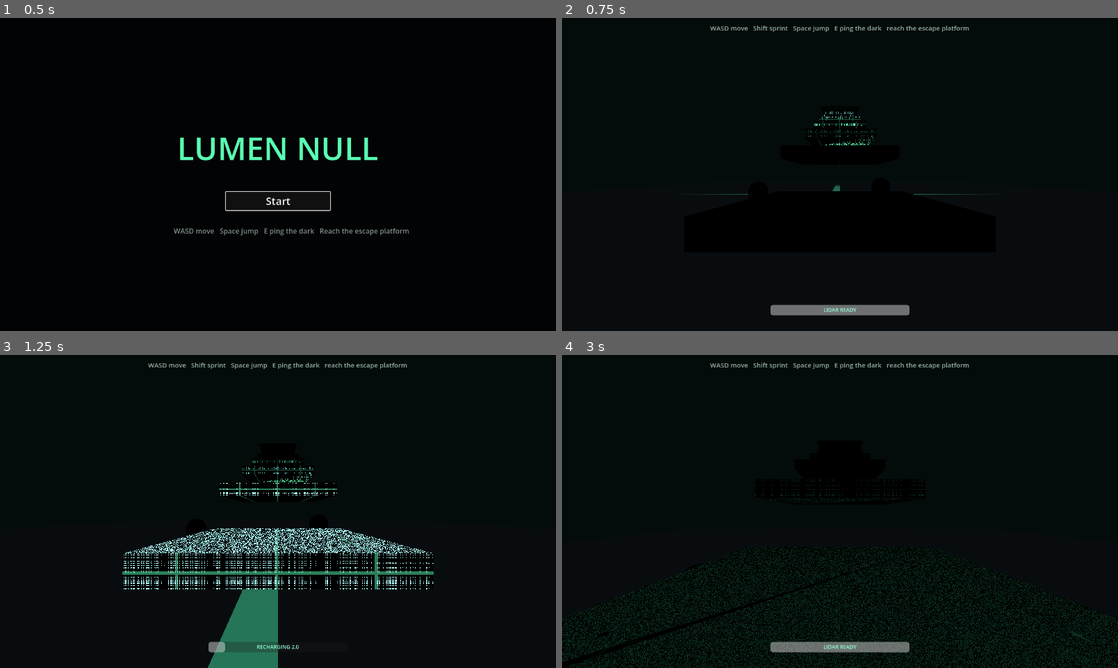
Above: before the commit, frames 1-4 (two rows, left to right).
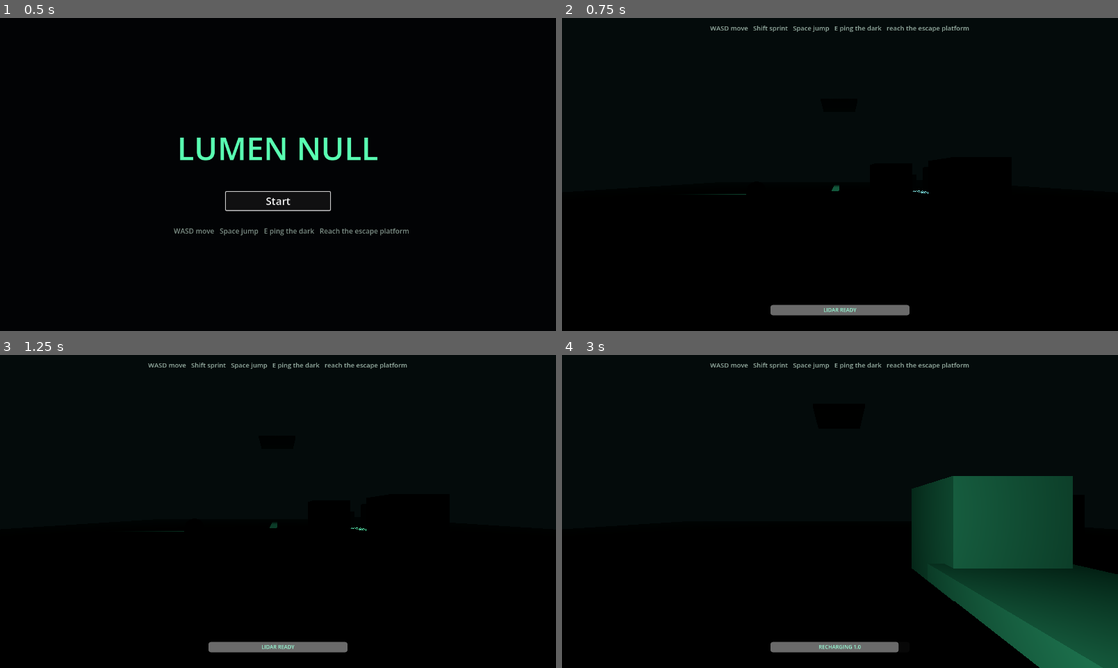
Above: after the commit, the same moments.

Repository: eliasz-git/lumen-null
Game: Godot game, scene res://scenes/title_screen.tscn
Two runs of this game, one before a commit and one after it. Both use one fixed random seed, a clock stepped at 60 frames per second and the inputs below.
Inputs (mouse positions are in pixels of both pictures, inside the frame that each line leads up to):
- Up to frame 1 (0.5 s): no input
- Up to frame 2 (0.75 s): click "Start" at 0.5 s
- Up to frame 3 (1.25 s): no input
- Up to frame 4 (3 s): tap Enter at 1.25 s; move the mouse to (867, 511) at 1.27 s; hold W (move_forward) from 1.28 s (still down); tap E at 1.35, 2.3, 2.85 s; tap Space (jump) at 1.52, 2.27 s; move the mouse to (812, 511) at 2.02 s; tap Shift (sprint) at 2.1 s; move the mouse to (851, 505) at 2.77 s

Frame 1 is identical in both runs. In frame 2, 0.2% of the frame differs, in the area x 33-78%, y 29-57%; in frame 3, 6.0%; in frame 4, 25%, in the area x 0-100%, y 38-100%.
Error after the commit: Invalid call. Nonexistent function 'tween_property' in base 'Node'. (res://scripts/moving_platform.gd:18)

Commit message:
fix + feat: Ping fixed, harder level with obstacles
- player.gd: fixed charging logic (_release_pulse called before charging=false), removed auto-ping at spawn
- materials/ground.tres: show_base=false so ground is invisible until pinged
- enemy.gd: removed broken nav_agent, back to direct movement toward ping
- enemy.tscn: removed NavAgent node
- level.tscn: harder layout with 5 walls, moving platform, repositioned hunters, goal at end of obstacle course
- scenes/wall.tscn: new wall obstacle scene
- All scripts verified: no errors in headless run

Diff:
--- a/materials/ground.tres
+++ b/materials/ground.tres
@@ -9,4 +9,4 @@
 shader_parameter/reveal_duration = 2.2
 shader_parameter/point_density = 0.35
 shader_parameter/wire_scale = 0.8
-shader_parameter/show_base = true
+shader_parameter/show_base = false
--- a/scenes/enemy.tscn
+++ b/scenes/enemy.tscn
@@ -15,8 +15,6 @@
 [node name="Hunter" type="CharacterBody3D"]
 script = ExtResource("1")
 
-[node name="NavAgent" type="NavigationAgent3D" parent="."]
-
 [node name="CollisionShape3D" type="CollisionShape3D" parent="."]
 transform = Transform3D(1, 0, 0, 0, 1, 0, 0, 0, 1, 0, 0.95, 0)
 shape = SubResource("CapsuleShape3D_1")
--- a/scenes/level.tscn
+++ b/scenes/level.tscn
@@ -1,15 +1,16 @@
-[gd_scene load_steps=13 format=3]
+[gd_scene load_steps=15 format=3]
 
 [ext_resource type="PackedScene" path="res://scenes/platform.tscn" id="1"]
 [ext_resource type="PackedScene" path="res://scenes/enemy.tscn" id="2"]
 [ext_resource type="PackedScene" path="res://scenes/player.tscn" id="3"]
 [ext_resource type="PackedScene" path="res://scenes/hud.tscn" id="4"]
-[ext_resource type="PackedScene" path="res://scenes/moving_platform.tscn" id="9"]
-[ext_resource type="Script" path="res://scripts/enemy_spawner.gd" id="5"]
-[ext_resource type="Script" path="res://scripts/win_zone.gd" id="6"]
-[ext_resource type="Script" path="res://scripts/reveal_mesh.gd" id="7"]
-[ext_resource type="Material" path="res://materials/ground.tres" id="8"]
-[ext_resource type="NavigationMesh" path="res://materials/ground_navmesh.tres" id="9"]
+[ext_resource type="PackedScene" path="res://scenes/moving_platform.tscn" id="5"]
+[ext_resource type="PackedScene" path="res://scenes/wall.tscn" id="6"]
+[ext_resource type="Script" path="res://scripts/enemy_spawner.gd" id="7"]
+[ext_resource type="Script" path="res://scripts/win_zone.gd" id="8"]
+[ext_resource type="Script" path="res://scripts/reveal_mesh.gd" id="9"]
+[ext_resource type="Material" path="res://materials/ground.tres" id="10"]
+[ext_resource type="NavigationMesh" path="res://materials/ground_navmesh.tres" id="11"]
 
 [sub_resource type="Environment" id="Environment_1"]
 background_mode = 1
@@ -19,7 +20,7 @@
 ambient_light_energy = 0.18
 fog_enabled = true
 fog_light_color = Color(0.02, 0.045, 0.042, 1)
-fog_density = 0.012
+fog_density = 0.015
 
 [sub_resource type="BoxMesh" id="BoxMesh_ground"]
 size = Vector3(2.6, 0.4, 2.6)
@@ -53,50 +54,65 @@
 transform = Transform3D(1, 0, 0, 0, 1, 0, 0, 0, 1, 0, 1.0, 15)
 
 [node name="Step_1" parent="." instance=ExtResource("1")]
-transform = Transform3D(1, 0, 0, 0, 1, 0, 0, 0, 1, 0, 2.0, 12.2)
+transform = Transform3D(1, 0, 0, 0, 1, 0, 0, 0, 1, 2.0, 0.1, 12.2)
+
+[node name="MovingPlatform" parent="." instance=ExtResource("5")]
+transform = Transform3D(1, 0, 0, 0, 1, 0, 0, 0, 1, 3.0, 0.4, 8.0)
+
+[node name="Wall_1" parent="." instance=ExtResource("6")]
+transform = Transform3D(1, 0, 0, 0, 1, 0, 0, 0, 1, 5.0, 0.1, 10.0)
 
 [node name="Step_2" parent="." instance=ExtResource("1")]
-transform = Transform3D(1, 0, 0, 0, 1, 0, 0, 0, 1, 0, 3.0, 9.4)
+transform = Transform3D(1, 0, 0, 0, 1, 0, 0, 0, 1, 4.0, 0.1, 9.4)
 
-[node name="MovingPlatform" parent="." instance=ExtResource("2")]
-transform = Transform3D(1, 0, 0, 0, 1, 0, 0, 0, 1, 2.0, 0.4, 8.0)
+[node name="Wall_2" parent="." instance=ExtResource("6")]
+transform = Transform3D(1, 0, 0, 0, 1, 0, 0, 0, 1, 3.0, 0.1, 6.0)
 
 [node name="Step_3" parent="." instance=ExtResource("1")]
-transform = Transform3D(1, 0, 0, 0, 1, 0, 0, 0, 1, 0, 4.0, 6.6)
+transform = Transform3D(1, 0, 0, 0, 1, 0, 0, 0, 1, 5.0, 0.1, 6.6)
 
 [node name="Step_4" parent="." instance=ExtResource("1")]
-transform = Transform3D(1, 0, 0, 0, 1, 0, 0, 0, 1, 0, 5.0, 3.8)
+transform = Transform3D(1, 0, 0, 0, 1, 0, 0, 0, 1, 6.0, 0.1, 3.8)
+
+[node name="Wall_3" parent="." instance=ExtResource("6")]
+transform = Transform3D(1, 0, 0, 0, 1, 0, 0, 0, 1, 8.0, 0.1, 2.0)
 
 [node name="Step_5" parent="." instance=ExtResource("1")]
-transform = Transform3D(1, 0, 0, 0, 1, 0, 0, 0, 1, 0, 6.0, 1.0)
+transform = Transform3D(1, 0, 0, 0, 1, 0, 0, 0, 1, 7.0, -0.1, 1.0)
 
 [node name="Step_6" parent="." instance=ExtResource("1")]
-transform = Transform3D(1, 0, 0, 0, 1, 0, 0, 0, 1, 0, 7.0, -1.8)
+transform = Transform3D(1, 0, 0, 0, 1, 0, 0, 0, 1, 8.0, -0.3, -1.8)
+
+[node name="Wall_4" parent="." instance=ExtResource("6")]
+transform = Transform3D(1, 0, 0, 0, 1, 0, 0, 0, 1, 7.0, -0.5, -4.0)
 
 [node name="Step_7" parent="." instance=ExtResource("1")]
-transform = Transform3D(1, 0, 0, 0, 1, 0, 0, 0, 1, 0, 8.0, -4.6)
+transform = Transform3D(1, 0, 0, 0, 1, 0, 0, 0, 1, 9.0, -0.7, -4.6)
 
 [node name="Step_8" parent="." instance=ExtResource("1")]
-transform = Transform3D(1, 0, 0, 0, 1, 0, 0, 0, 1, 0, 9.0, -7.4)
+transform = Transform3D(1, 0, 0, 0, 1, 0, 0, 0, 1, 10.0, -1.0, -7.4)
+
+[node name="Wall_5" parent="." instance=ExtResource("6")]
+transform = Transform3D(1, 0, 0, 0, 1, 0, 0, 0, 1, 11.0, -1.2, -8.0)
 
 [node name="GoalPlatform" parent="." instance=ExtResource("1")]
-transform = Transform3D(1.8, 0, 0, 0, 1, 0, 0, 0, 1.8, 0, 10.0, -10.2)
+transform = Transform3D(1.8, 0, 0, 0, 1, 0, 0, 0, 1.8, 0, 11.0, -10.2)
 
 [node name="Enemies" type="Node3D" parent="."]
-script = ExtResource("5")
+script = ExtResource("7")
 
 [node name="Hunter1" parent="Enemies" instance=ExtResource("2")]
-transform = Transform3D(1, 0, 0, 0, 1, 0, 0, 0, 1, 0, 0.2, 24)
+transform = Transform3D(1, 0, 0, 0, 1, 0, 0, 0, 1, 0.2, 0.2, 24)
 
 [node name="Hunter2" parent="Enemies" instance=ExtResource("2")]
-transform = Transform3D(1, 0, 0, 0, 1, 0, 0, 0, 1, -4, 0.2, 8)
+transform = Transform3D(1, 0, 0, 0, 1, 0, 0, 0, 1, -4.0, 0.2, 8)
 
 [node name="Player" parent="." instance=ExtResource("3")]
-transform = Transform3D(1, 0, 0, 0, 1, 0, 0, 0, 1, 0, 0.1, 18)
+transform = Transform3D(1, 0, 0, 0, 1, 0, 0, 0, 1, 0.1, 0.1, 18)
 
 [node name="WinZone" type="Area3D" parent="."]
-transform = Transform3D(1, 0, 0, 0, 1, 0, 0, 0, 1, 0, 10.7, -10.2)
-script = ExtResource("6")
+transform = Transform3D(1, 0, 0, 0, 1, 0, 0, 0, 1, 0, 11.7, -10.2)
+script = ExtResource("8")
 
 [node name="CShape" type="CollisionShape3D" parent="WinZone"]
 shape = SubResource("BoxShape3D_goal")
--- /dev/null
+++ b/scenes/wall.tscn
@@ -0,0 +1,15 @@
+[gd_scene load_steps=3 format=3]
+
+[sub_resource type="BoxMesh" id="box_mesh"]
+size = Vector3(2.0, 4.0, 2.0)
+
+[sub_resource type="BoxShape3D" id="box_shape"]
+size = Vector3(2.0, 4.0, 2.0)
+
+[node name="Wall" type="StaticBody3D"]
+
+[node name="Mesh" type="MeshInstance3D" parent="."]
+mesh = SubResource("box_mesh")
+
+[node name="CollisionShape3D" type="CollisionShape3D" parent="."]
+shape = SubResource("box_shape")
--- a/scripts/enemy.gd
+++ b/scripts/enemy.gd
@@ -6,7 +6,6 @@
 @export var kill_radius := 1.4
 
 @onready var game: Node = get_node("/root/GameState")
-@onready var nav_agent: NavigationAgent3D = $NavAgent
 var target := Vector3.ZERO
 var has_target := false
 var idle := true   # true when the hunter is waiting, it cannot move to idle pose set at spawn/settle
@@ -24,12 +23,11 @@
 	heartbeat.playing = true
 
 
-# Called by spawner when a pulse is heard. Retarget through navigation.
+# Called by spawner when a pulse is heard. Move toward the last ping location.
 func hear_ping(at: Vector3) -> void:
 	target = at
 	has_target = true
 	_set_busy(false)
-	nav_agent.target_position = at
 
 
 func _physics_process(delta: float) -> void:
@@ -38,17 +36,15 @@
 	if not is_on_floor():
 		velocity.y -= ProjectSettings.get_setting("physics/3d/default_gravity") * delta
 
-	# Move toward the next navigation point from the nav agent.
-	var next_point: Vector3 = nav_agent.get_next_path_position()
-	var to_point: Vector3 = next_point - global_position
-	to_point.y = 0.0
-	if to_point.length() > 0.35:
-		var dir := to_point.normalized()
+	var to_target: Vector3 = target - global_position
+	to_target.y = 0.0
+	if to_target.length() > 0.35:
+		var dir := to_target.normalized()
 		velocity.x = dir.x * move_speed
 		velocity.z = dir.z * move_speed
 		move_and_slide()
 	else:
-		# Reached the target area. Sit still until the next pulse.
+		# Reached the last ping. Sit still until the next pulse.
 		velocity.x = 0.0
 		velocity.z = 0.0
 		_set_busy(true)
--- a/scripts/player.gd
+++ b/scripts/player.gd
@@ -33,8 +33,6 @@
 	death_sound = AudioStreamPlayer.new()
 	death_sound.stream = load("res://sounds/death.wav")
 	add_child(death_sound)
-	# Orient the player with an opening pulse shortly after spawn.
-	get_tree().create_timer(0.5).timeout.connect(_auto_scan)
 
 
 func _auto_scan() -> void:
@@ -60,8 +58,8 @@
 					charging = true
 					hold_time = 0.0
 				else:
+					_release_pulse()
 					charging = false
-					_release_pulse()
 
 
 func _physics_process(delta: float) -> void:
Not shown: 2 places in scenes/level.tscn that only renumber resources
